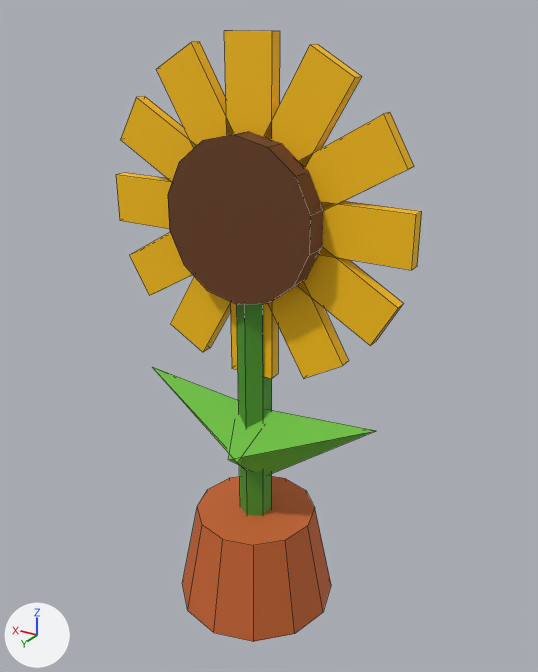
The Blender file blender/models/acc_flower.blend: old version first, new version second.
Rendered twice from a 50 mm camera at (-0.842, 1.338, 1.397) aimed at (-0.022, -0.029, 0.714). Arrows for +X, +Y and +Z are at lower left; the lights stay in place. The first picture is the older version. Mesh edges are drawn as thin lines.

Objects in the first picture: 'AccFlower'.
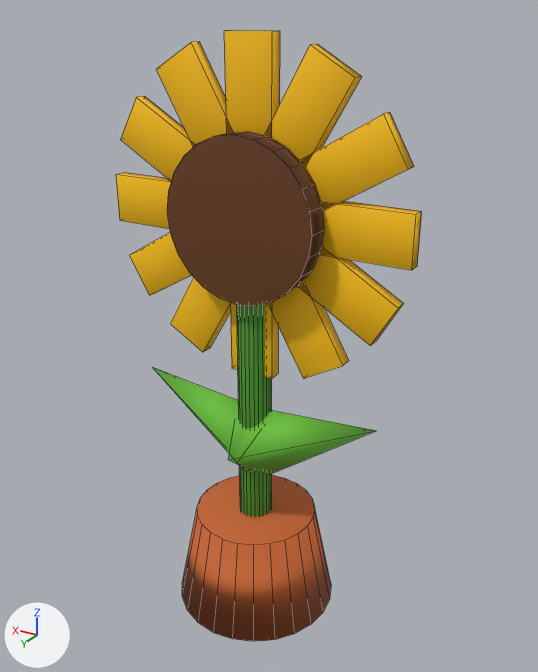
The edits, one by one:
me_cylinder is used by ob_accflower; location (0.0, 0.0, 0.45).
me_cylinder had 170 vertices, 120 faces and spanned x -0.37..0.37, y -0.2..0.2, z -0.455..0.92.
me_cylinder now has 250 vertices, 160 faces and spans x -0.37..0.37, y -0.2..0.2, z -0.455..0.92.
Part 1, on me_cylinder:
24 vertices are removed from x -0.175..0.175, y -0.01..0.07, z 0.388..0.712.
38 faces are deleted.
64 vertices are added at x -0.193..0.193, y -0.193..0.193, z -0.455..0.724.
22 new vertices lie (0.0, 0.08, 0.0) away from vertices in x -0.18..0.18, y -0.01, z 0.376..0.724.
18 new vertices lie (0.0, 0.0, 0.9) away from vertices in x -0.04..0.04, y -0.039..0.039, z -0.45.
26 new faces join them, mat_stalk (green #4e9a2b).
26 new faces join them, mat_pot (orange #c8642d).
26 new faces join them, mat_suncenter (brown #6b3e1d).
me_cylinder part 2: the surface is now shaded smooth.

Where the change shows, as pixel boxes [x1, y1, x2, y2] in the pictures (538 x 672 px):
part 1 of me_cylinder, built on: before [168, 131, 331, 642]; after [167, 131, 331, 642]
